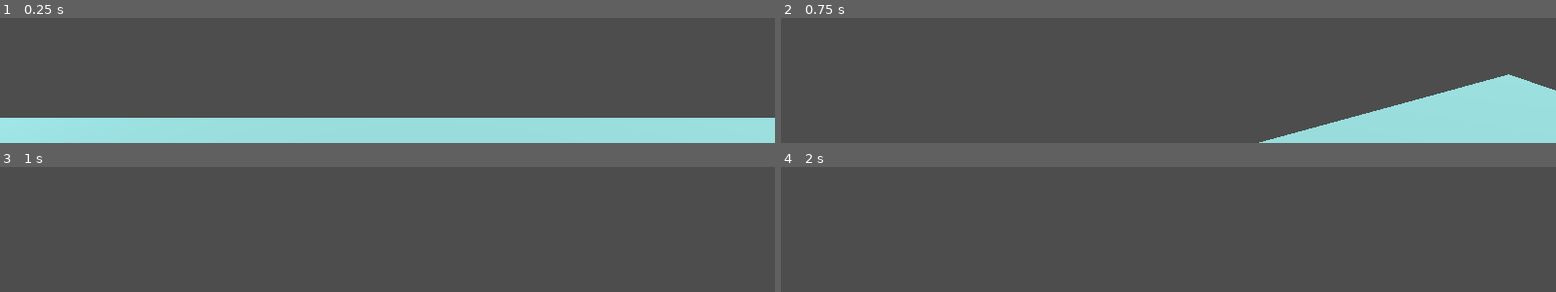
Above: before the commit, frames 1-4 (two rows, left to right).
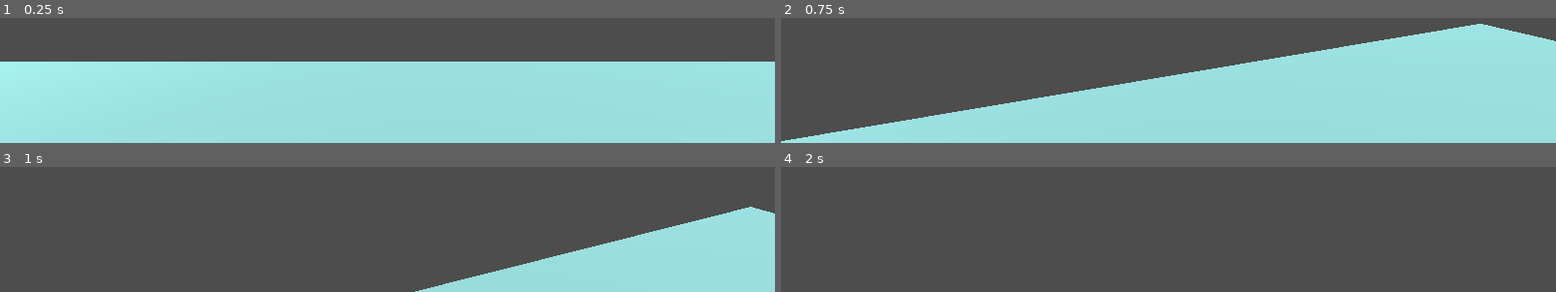
Above: after the commit, the same moments.

Repository: ohiogauze/sj24-game
Game: Godot game, scene res://rooms/00_demo/00_demo.tscn
The game is run twice, just before and just after one commit, with the same random seed, the same clock (stepped at 60 frames per second) and the same inputs. The project has no main scene, so this scene is started directly.
Inputs (mouse positions are in pixels of both pictures, inside the frame that each line leads up to):
- Up to frame 1 (0.25 s): no input
- Up to frame 2 (0.75 s): tap Enter at 0.5 s; move the mouse to (outside the picture) at 0.52 s; hold W (move_forward) from 0.53 s (still down); click (outside the picture) at 0.6 s
- Up to frame 3 (1 s): keep holding W (move_forward); tap Space (jump) at 0.77 s
- Up to frame 4 (2 s): keep holding W (move_forward); move the mouse to (outside the picture) at 1.27 s; click (outside the picture) at 1.35 s; tap Space (jump) at 1.52 s

The runs differ from the first frame. In frame 1, 45% of the frame differs, in the area x 0-100%, y 34-80%; in frame 2, 41%; in frame 3, 17%; in frame 4, nothing differs.

Commit message:
Adjust player height and speed to be childlike

Diff:
--- a/modules/player/controllers/movement.gd
+++ b/modules/player/controllers/movement.gd
@@ -3,9 +3,9 @@
 
 
 const GRAVITY = 33.33
-const JUMP_SPEED = 6.66
+const JUMP_SPEED = 4.20
 
-@export var speed := 4.2
+@export var speed := 2.10
 @export_node_path("CharacterBody3D") var path
 @onready var body: CharacterBody3D = get_node(path)
 
--- a/modules/player/player.tscn
+++ b/modules/player/player.tscn
@@ -10,17 +10,17 @@
 
 [sub_resource type="CapsuleShape3D" id="CapsuleShape3D_f27nv"]
 radius = 0.2
-height = 1.8
+height = 1.3
 
 [node name="Player" type="CharacterBody3D"]
 script = ExtResource("1_lyh3o")
 
 [node name="Shape" type="CollisionShape3D" parent="."]
-transform = Transform3D(1, 0, 0, 0, 1, 0, 0, 0, 1, 0, 0.9, 0)
+transform = Transform3D(1, 0, 0, 0, 1, 0, 0, 0, 1, 0, 0.65, 0)
 shape = SubResource("CapsuleShape3D_f27nv")
 
 [node name="Camera" type="Camera3D" parent="."]
-transform = Transform3D(1, 0, 0, 0, 1, 0, 0, 0, 1, 0, 1.7, 0)
+transform = Transform3D(1, 0, 0, 0, 1, 0, 0, 0, 1, 0, 1.2, 0)
 current = true
 
 [node name="RayCast" type="RayCast3D" parent="Camera"]
